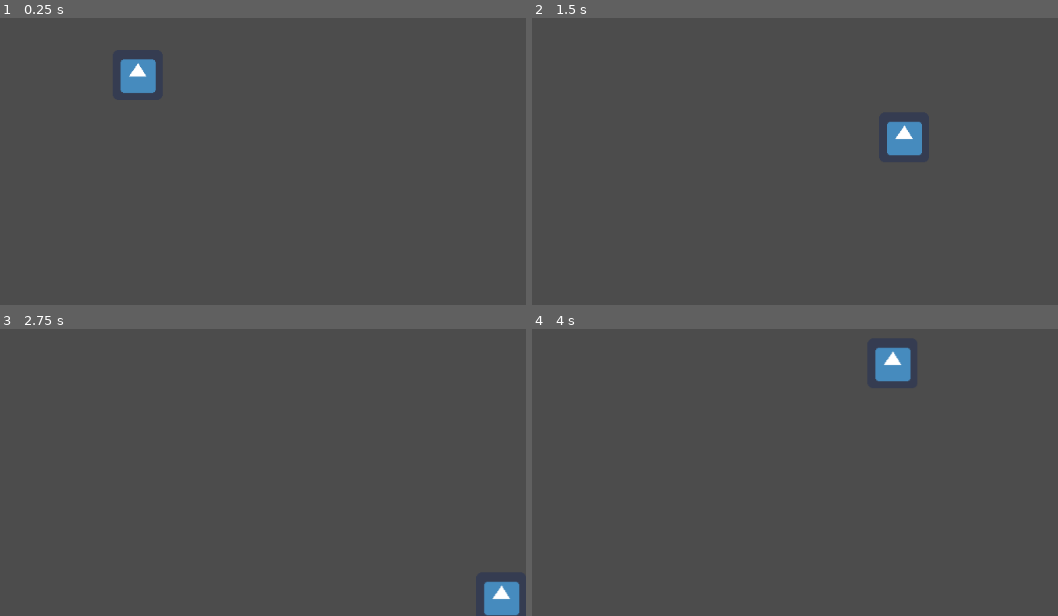
Above: before the commit, frames 1-4 (two rows, left to right).
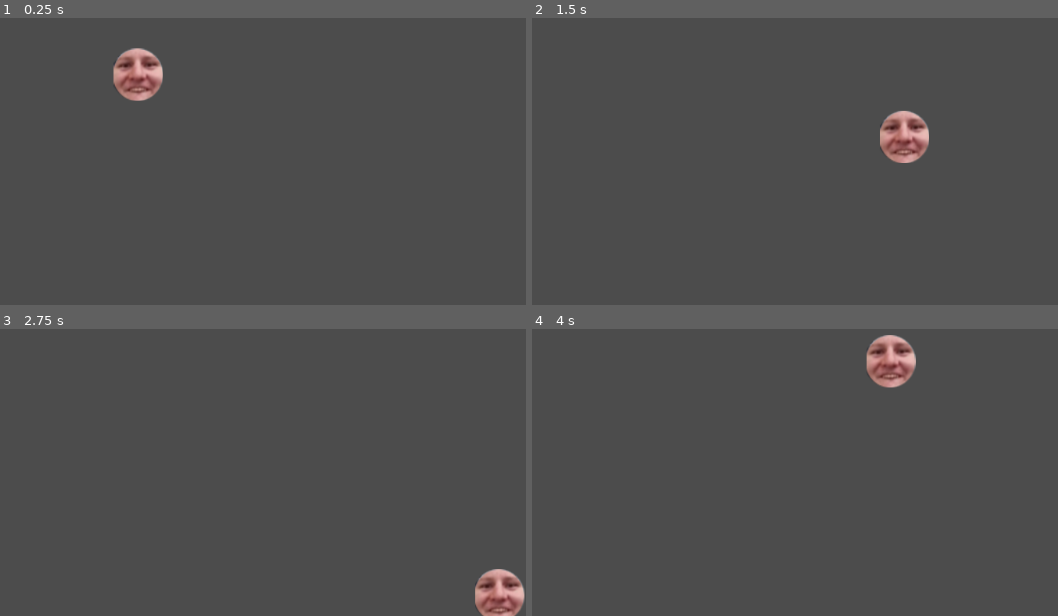
Above: after the commit, the same moments.

Repository: Ehrenlos/CT-Projekt
Game: Godot game, scene res://World.tscn
Same seed, same stepped clock (60 frames per second), same inputs: the game is played once before the commit and once after it. The engine's default icon, where the game draws it, is replaced by a stand-in: a white triangle on a blue panel in a dark square.
Inputs:
- Up to frame 1 (0.25 s): no input
- Up to frame 2 (1.5 s): tap Enter at 0.5 s; hold Right (ui_right) 0.53-1.28 s; hold Down (ui_down) from 1.28 s (still down)
- Up to frame 3 (2.75 s): release Down (ui_down) at 2.03 s; hold Right (ui_right) from 2.03 s (still down)
- Up to frame 4 (4 s): tap Space at 2.75 s; release Right (ui_right) at 2.78 s; hold Up (ui_up) 2.78-3.53 s; hold Left (ui_left) from 3.53 s (still down)

The runs differ from the first frame. In frame 1, 1.5% of the frame differs, in the area x 21-31%, y 10-29%; in frame 2, 1.4%; in frame 3, 1.4%; in frame 4, 1.5%, in the area x 63-74%, y 2-21%.

Commit message:
Create HD Remastered
* Added "tolles gesicht.png"
* Removed unused variable from Player.gd

Diff:
--- a/game/Player.gd
+++ b/game/Player.gd
@@ -1,7 +1,6 @@
 extends KinematicBody2D
 
 var MAX_SPEED = 400
-var ACCELERATION = 1
 var motion = Vector2.ZERO
 
 func _physics_process(delta):
@@ -10,7 +9,7 @@
 	if axis == Vector2.ZERO:
 		motion = Vector2.ZERO
 	else:
-		apply_movement(axis * ACCELERATION * delta)
+		apply_movement(axis * delta)
 	motion = move_and_slide(motion)
 
 func get_input_axis():
--- a/game/Player.tscn
+++ b/game/Player.tscn
@@ -1,19 +1,21 @@
 [gd_scene load_steps=4 format=2]
 
-[ext_resource path="res://icon.png" type="Texture" id=1]
+[ext_resource path="res://tolles gesicht.png" type="Texture" id=1]
 [ext_resource path="res://Player.gd" type="Script" id=2]
 
-[sub_resource type="RectangleShape2D" id=1]
-extents = Vector2( 31.6319, 31.9258 )
+[sub_resource type="CircleShape2D" id=1]
+radius = 34.4257
 
 [node name="Player" type="KinematicBody2D"]
 script = ExtResource( 2 )
 
 [node name="Sprite" type="Sprite" parent="."]
 
-[node name="icon" type="Sprite" parent="Sprite"]
-position = Vector2( 0.0123901, 0.11187 )
+[node name="tolles gesicht" type="Sprite" parent="Sprite"]
+position = Vector2( 0.938607, -0.132485 )
+scale = Vector2( 1.31301, 1.31301 )
 texture = ExtResource( 1 )
 
 [node name="Collider" type="CollisionShape2D" parent="."]
+position = Vector2( 0.214645, -0.214638 )
 shape = SubResource( 1 )
Binary file added: game/tolles gesicht.png
Not shown, added: game/tolles gesicht.png.import
